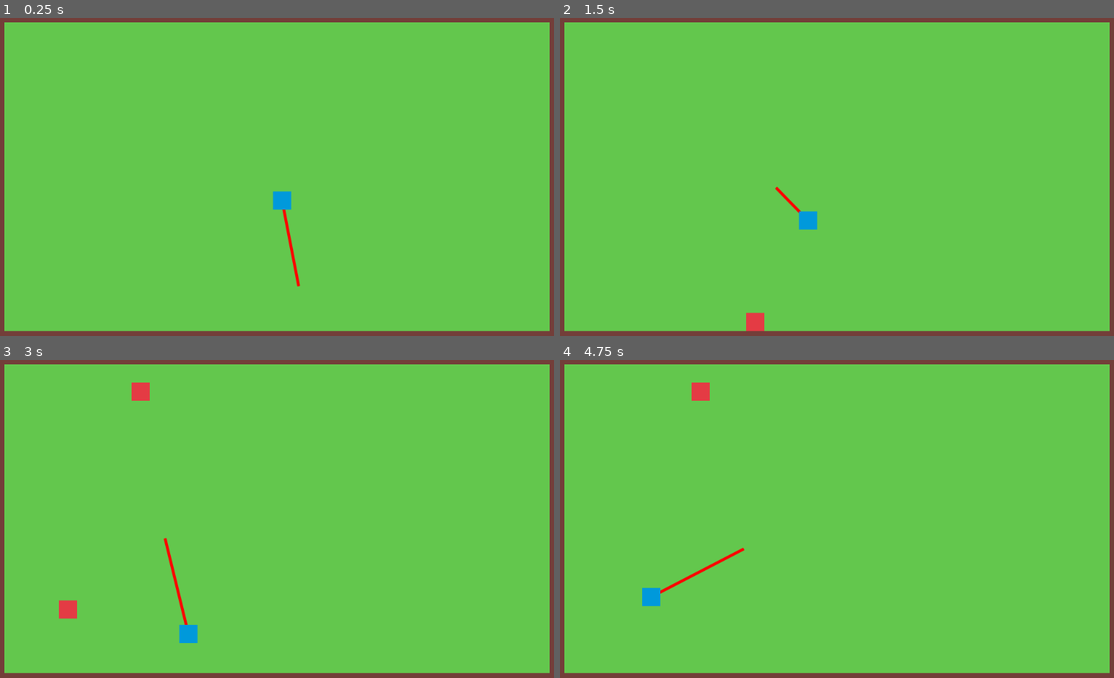
Above: before the commit, frames 1-4 (two rows, left to right).
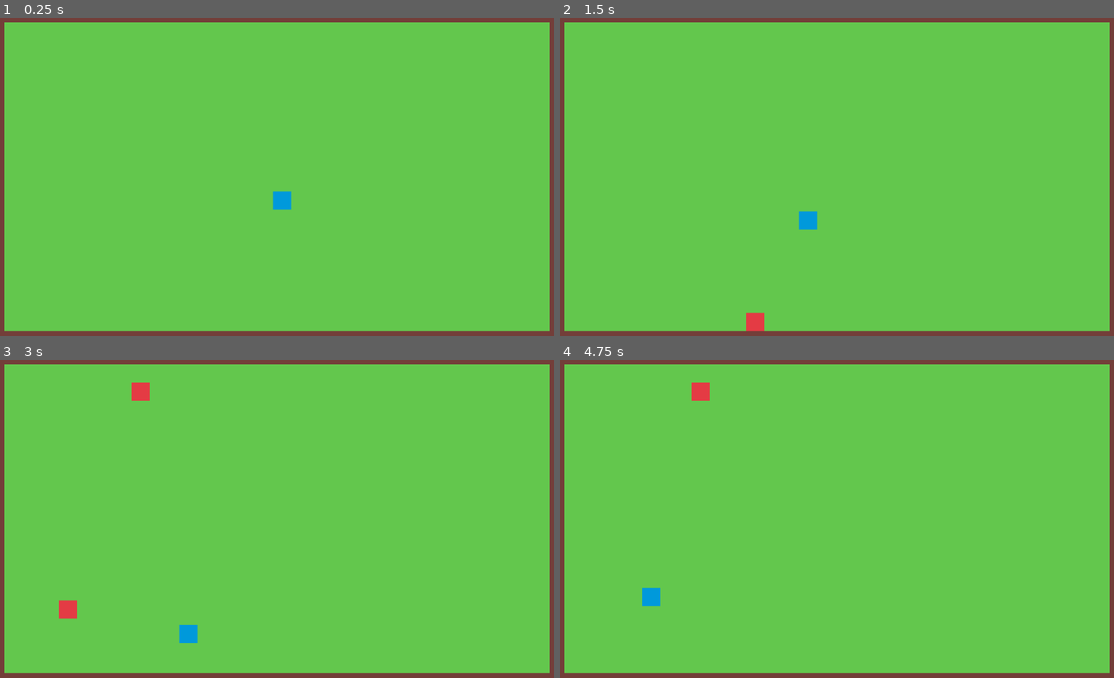
Above: after the commit, the same moments.

Repository: mariothedog/Natural-Selection
Game: Godot game, scene res://world/world.tscn
Same seed, same stepped clock (60 frames per second), same inputs: the game is played once before the commit and once after it.
Inputs:
- Up to frame 1 (0.25 s): no input
- Up to frame 2 (1.5 s): no input
- Up to frame 3 (3 s): no input
- Up to frame 4 (4.75 s): no input

The runs differ from the first frame. In frame 1, 0.2% of the frame differs, in the area x 50-55%, y 60-85%; in frame 2, less than 0.1%; in frame 3, 0.2%; in frame 4, 0.2%, in the area x 18-34%, y 59-74%.

Commit message:
Remove visible enemy paths

Diff:
--- a/src/species/base_species/base_species.gd
+++ b/src/species/base_species/base_species.gd
@@ -26,7 +26,6 @@
 
 func _physics_process(delta) -> void:
 	_ai()
-	update()
 	_velocity = move_and_slide(_velocity)
 
 	hurt(HEALTH_LOSS_RATE * delta)
@@ -55,11 +54,6 @@
 func _get_new_target_position() -> Vector2:
 	var dir := Vector2(rand_range(-1, 1), rand_range(-1, 1)).normalized()
 	return position + dir * vision_radius
-
-
-func _draw() -> void:
-	if _target_position:
-		draw_line(Vector2.ZERO, _target_position - position, Color.red, 4, true)
 
 
 func _on_FoodDetector_area_entered(area: Area2D) -> void:
